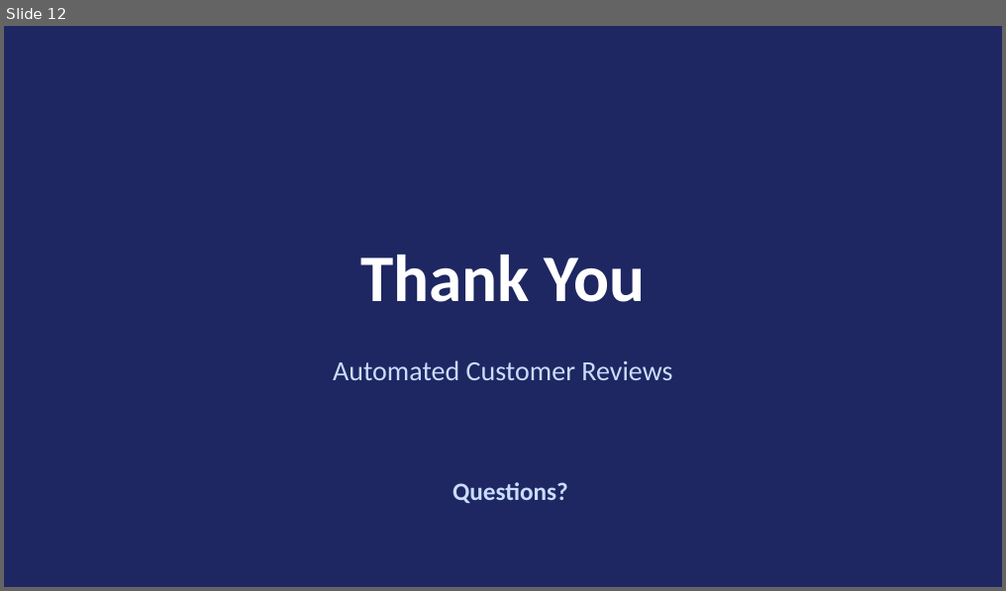
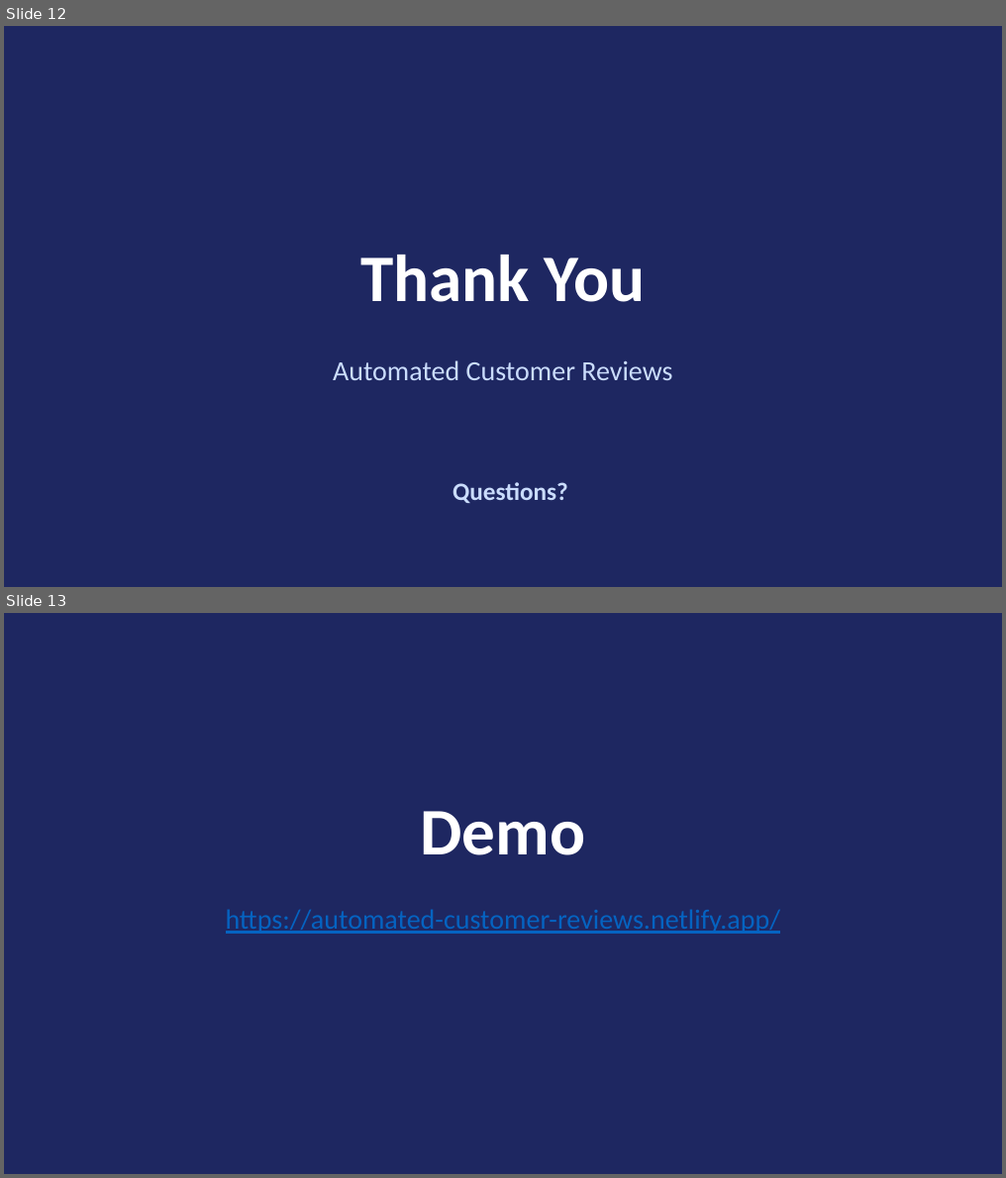
Before and after one commit to marcosfsousa/project-ironhack-automated-customer-reviews, a slide deck: deliverables/G8 - Automated Customer Reviews - Presentation.pptx. Shown one above the other, each under a label of ours: slide 12 before the commit, slides 12 and 13 after it. The pictures are 1006x591 and 1006x1178 pixels, drawn with LibreOffice and Linux fonts; fonts in the diff are those of the drawing. Boxes give left, top, right and bottom in pixels: in the first picture for what was removed or moved away, otherwise in the second. Text is boxed around its words. In the diff, an @@ line names an element or a change of style, - is before the commit and + after.

```diff
--- a/deliverables/G8 - Automated Customer Reviews - Presentation.pptx
+++ b/deliverables/G8 - Automated Customer Reviews - Presentation.pptx
@@ slide 13 added at [4,613,1002,1174], background #1E2761 @@
@@ text added at [420,811,585,856], 48 pt, text #FFFFFF, bold @@
+Demo
@@ text added at [226,909,781,934], 20 pt, text #0563C1, underline @@
+https://automated-customer-reviews.netlify.app/
```
Also in this commit, not shown: 8 slides changed, 1 other slide added, 1 slide removed.
